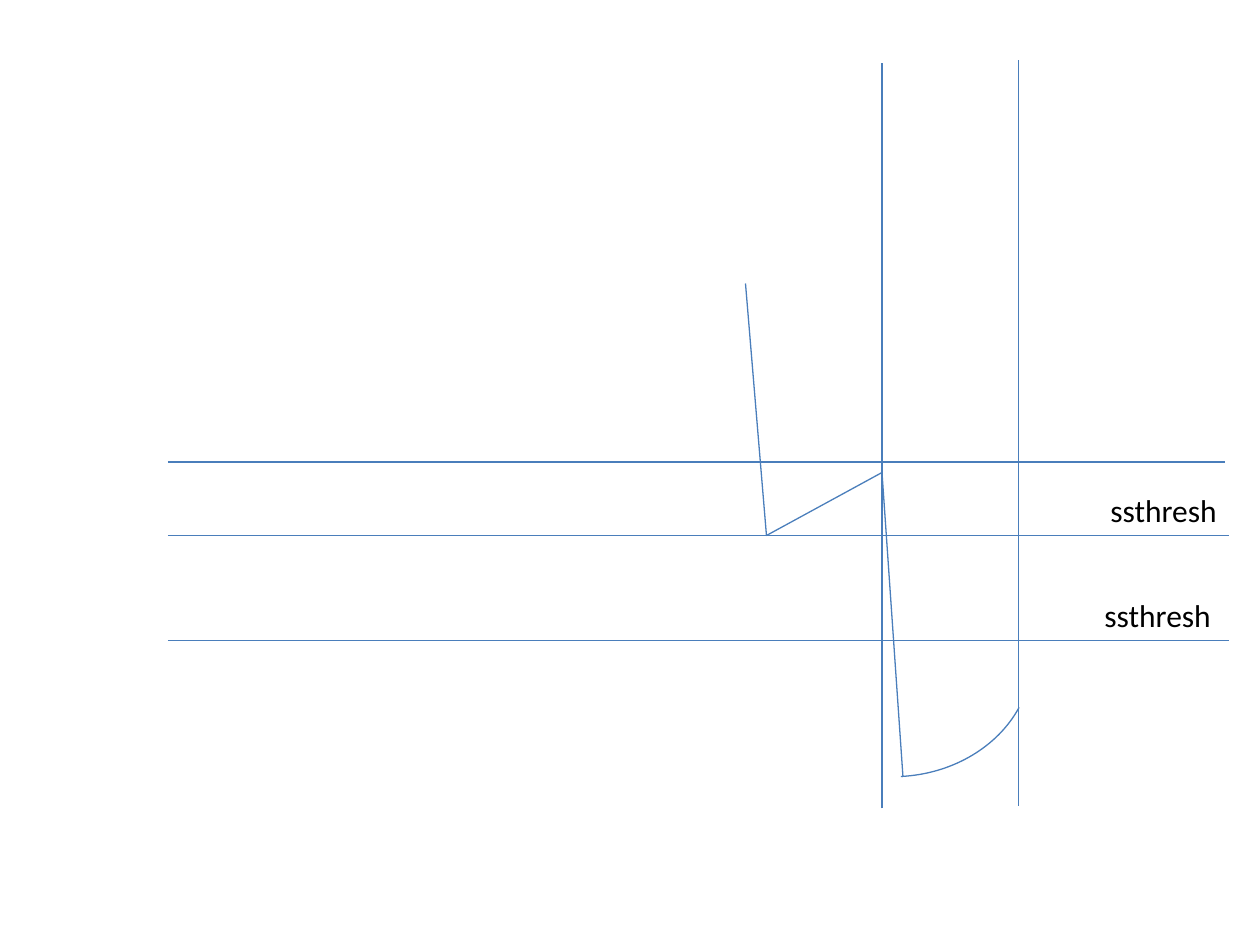
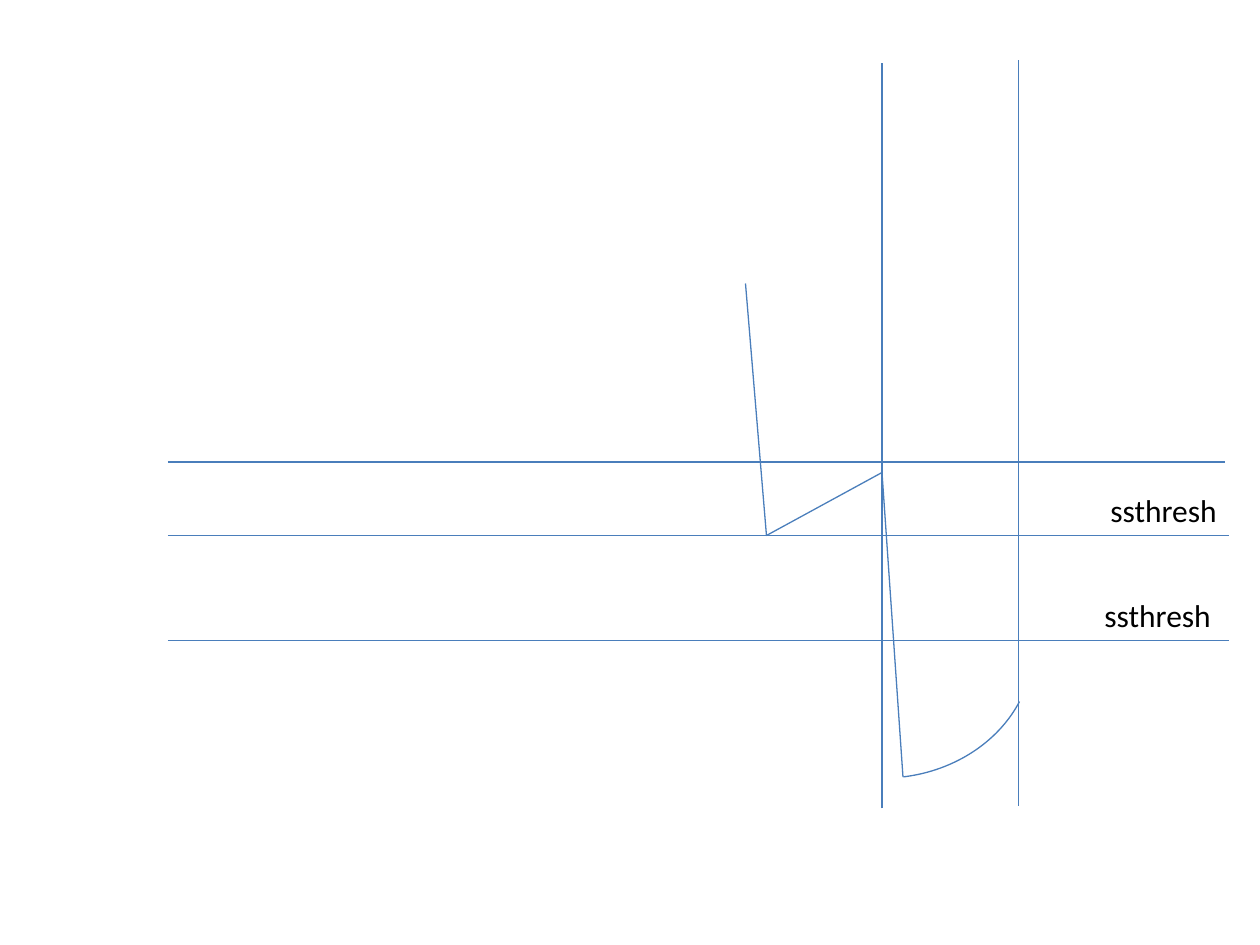
Before and after one commit to clemencegoh/SUTD_Networks_50.012, a slide deck: slide 1 of Homeworks/week1/Homework3-graph.pptx. Drawn at 1260x945 pixels with LibreOffice and Linux fonts; fonts in the diff are those of the drawing; background and template pictures are left out. Boxes give left, top, right and bottom in pixels: in the first picture for what was removed or moved away, otherwise in the second. Text is boxed around its words. In the diff, an @@ line names an element or a change of style, - is before the commit and + after.

```diff
--- a/Homeworks/week1/Homework3-graph.pptx
+++ b/Homeworks/week1/Homework3-graph.pptx
@@ arc (boxed as its full ellipse) at <box>731,513,1050,797</box>: proportions changed; rotation 85 to 81 degrees @@
```
Also in this commit, not shown: 1 other file.
